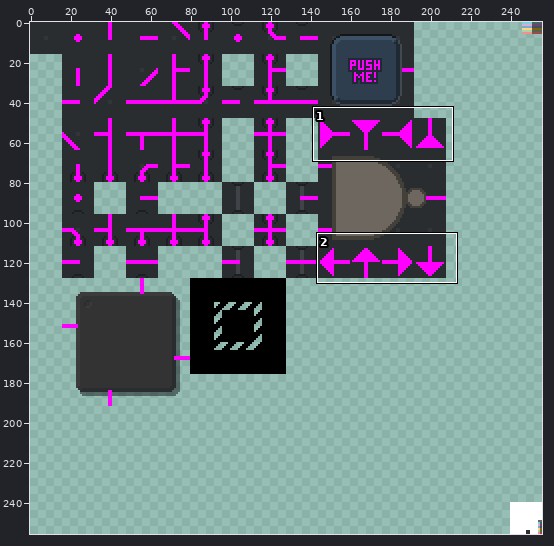
Edited in one commit: sprite sheet (src/img/tiles.png). The picture above shows the old version from afar; the outline marks the close-up.
Close-up. First the earlier version:
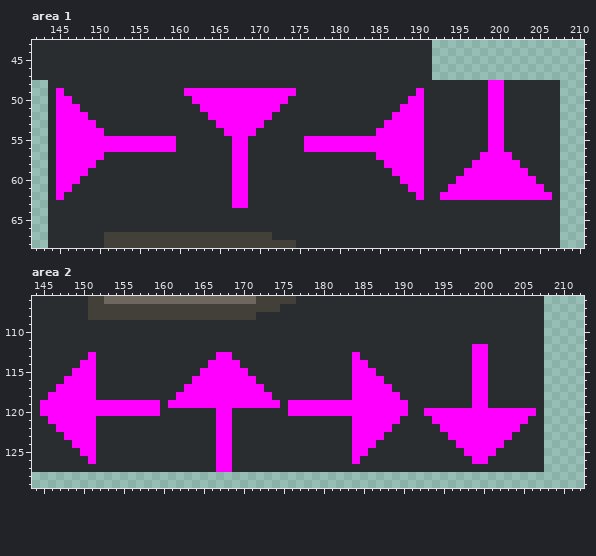
The file is 256x256 pixels. Colours within 5 levels of each other are drawn and written as one. Shown: area 1: x 142..210, y 43..68; area 2: x 144..212, y 106..129.
And afterwards:
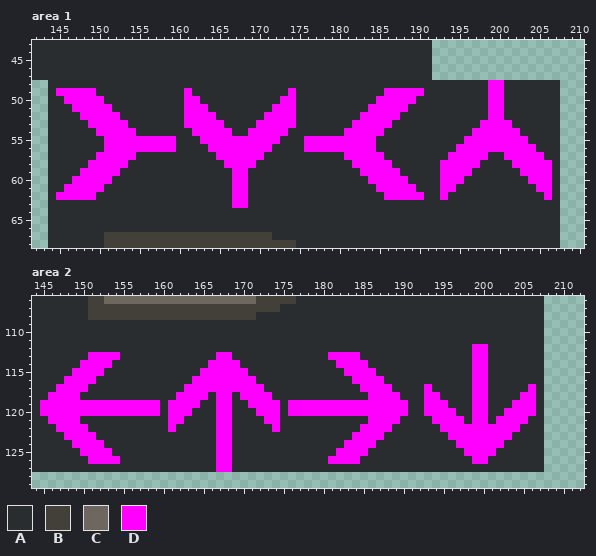
Palette (. is transparent): A #2a2d30  B #424039  C #6d675f  D #ff00ff
Edits made:
Area 1:
Colour D becomes colour A in row 49 at x 162 to 173; in row 50 at x 145, 163 to 172 and 190; in row 51 at x 145 to 146, 164 to 171 and 189 to 190; in row 52 at x 145 to 147, 165 to 170 and 188 to 190; in row 53 at x 145 to 148, 166 to 169 and 187 to 190; in row 54 at x 145 to 149, 167 to 168 and 186 to 190.
Colour D becomes colour A in rows 55 to 56 at x 145 to 150 and 185 to 190; in row 57 at x 145 to 149, 186 to 190 and 199 to 200; in row 58 at x 145 to 148, 187 to 190 and 198 to 201; in row 59 at x 145 to 147, 188 to 190 and 197 to 202; in row 60 at x 145 to 146, 189 to 190 and 196 to 203; in row 61 at x 145, 190 and 195 to 204.
Colour D becomes colour A in row 62 at x 194 to 205.
Colour A becomes colour D in row 49 at x 146 to 149 and 186 to 189; in row 50 at x 147 to 150, 161, 174 and 185 to 188; in row 51 at x 148 to 151, 161 to 162, 173 to 174 and 184 to 187; in row 52 at x 149 to 152, 161 to 163, 172 to 174 and 183 to 186; in row 53 at x 150 to 153, 161 to 164, 171 to 174, 182 to 185, 198 and 201; in row 54 at x 151 to 154, 162 to 165, 170 to 173, 181 to 184, 197 to 198 and 201 to 202.
Colour A becomes colour D in row 55 at x 163 to 166, 169 to 172, 196 to 198 and 201 to 203; in row 56 at x 164 to 166, 169 to 171, 195 to 198 and 201 to 204; in row 57 at x 151 to 154, 165 to 166, 169 to 170, 181 to 184, 194 to 197 and 202 to 205; in row 58 at x 150 to 153, 166, 169, 182 to 185, 193 to 196 and 203 to 206; in row 59 at x 149 to 152, 183 to 186, 193 to 195 and 204 to 206; in row 60 at x 148 to 151, 184 to 187, 193 to 194 and 205 to 206.
Colour A becomes colour D in row 61 at x 147 to 150, 185 to 188, 193 and 206; in row 62 at x 146 to 149 and 186 to 189.
Area 2:
Colour D becomes colour A in row 117 at x 151 and 184; in row 118 at x 150 to 151, 166, 169 and 184 to 185; in row 119 at x 165 to 166 and 169 to 170; in row 120 at x 197 to 198 and 201 to 202; in row 121 at x 150 to 151, 184 to 185, 198 and 201; in row 122 at x 151 and 184.
Colour A becomes colour D in row 113 at x 152 to 154 and 181 to 183; in row 114 at x 152 to 153 and 182 to 183; in row 115 at x 152 and 183; in row 117 at x 193 and 206; in row 118 at x 193 to 194 and 205 to 206; in row 119 at x 193 to 195 and 204 to 206.
Colour A becomes colour D in row 120 at x 161 to 163 and 172 to 174; in row 121 at x 161 to 162 and 173 to 174; in row 122 at x 161 and 174; in row 124 at x 152 and 183; in row 125 at x 152 to 153 and 182 to 183; in row 126 at x 152 to 154 and 181 to 183.
Pixel boxes of the changes (left, top, right, bottom) in both close-ups:
changed: (56, 88, 136, 200)
changed: (184, 88, 296, 168)
changed: (344, 88, 552, 200)
changed: (80, 352, 120, 464)
changed: (328, 352, 368, 464)
changed: (424, 384, 536, 424)
changed: (168, 392, 280, 432)
